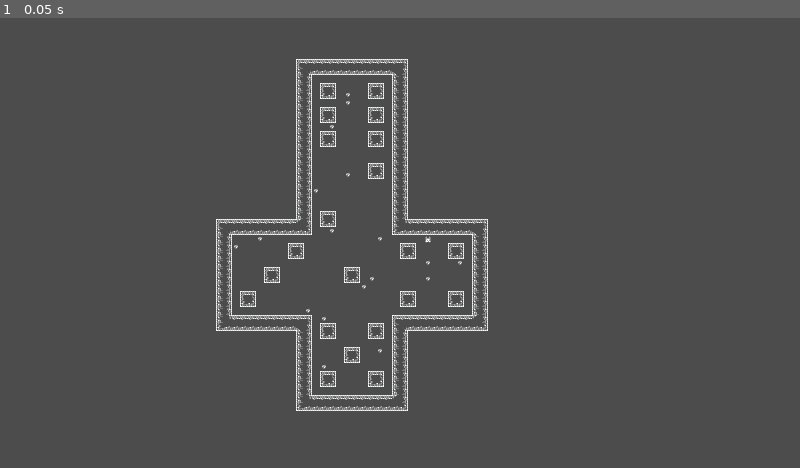
Above: before the commit, frame 1.
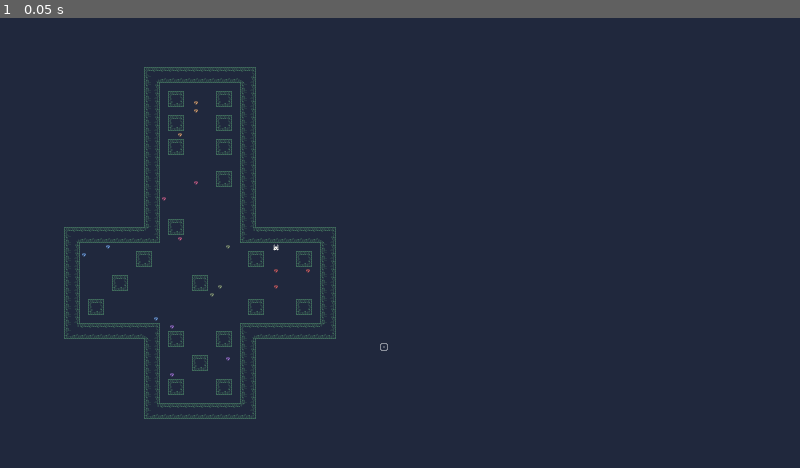
Above: after the commit, the same moment.

Repository: SLiV9/Die-Fiend
Game: Godot game, scene res://assets/level.tscn
The game is run twice, just before and just after one commit, with the same random seed, the same clock (stepped at 60 frames per second) and the same inputs.
Inputs:
- Up to frame 1 (0.05 s): no input

The runs differ from the first frame. In frame 1, 99% of the frame differs, in the area x 0-100%, y 0-100%.

Commit message:
Toying with color palette.

Diff:
--- a/Gem.tscn
+++ b/Gem.tscn
@@ -26,4 +26,5 @@
 shape = SubResource( 28 )
 
 [node name="AnimatedSprite" type="AnimatedSprite" parent="."]
+modulate = Color( 0.984314, 0.968627, 0.952941, 1 )
 frames = SubResource( 21 )
--- a/Shard.tscn
+++ b/Shard.tscn
@@ -26,4 +26,5 @@
 shape = SubResource( 27 )
 
 [node name="AnimatedSprite" type="AnimatedSprite" parent="."]
+modulate = Color( 0.898039, 0.690196, 0.513726, 1 )
 frames = SubResource( 26 )
--- a/assets/level.gd
+++ b/assets/level.gd
@@ -2,15 +2,19 @@
 
 const ROOM_SIZE = 10
 
+export(Array, Color) var room_colors = []
 
 func _ready():
-	#randomize()
-	for room in [$Room1, $Room2, $Room3, $Room4, $Room5, $Room6]:
-		spawn_shard_in_room(room)
-		spawn_shard_in_room(room)
-		spawn_shard_in_room(room)
+	randomize()
+	$Gremlin.room_colors = room_colors
+	for i in range(0, 6):
+		spawn_shard_in_room(i)
+		spawn_shard_in_room(i)
+		spawn_shard_in_room(i)
 
-func spawn_shard_in_room(room):
+func spawn_shard_in_room(i):
+	var rooms = [$Room1, $Room2, $Room3, $Room4, $Room5, $Room6]
+	var room = rooms[i]
 	var space = get_world_2d().get_direct_space_state()
 	var mask = 1 | 2
 	for _attempt in range(0, 100):
@@ -20,6 +24,7 @@
 		if not space.intersect_point(target, 1, [], mask):
 			var shard = $ResourcePreloader.get_resource("Shard").instance()
 			shard.position = target
+			shard.get_node("AnimatedSprite").modulate = room_colors[i]
 			add_child(shard)
 			return
 
@@ -30,10 +35,14 @@
 	for i in range(0, 6):
 		if rooms[i].overlaps_body($Gremlin):
 			best_i = 5 - i
-	self.call_deferred("spawn_shard_in_room", rooms[best_i])
+	self.call_deferred("spawn_shard_in_room", best_i)
 
 
 func _on_Gremlin_gem_deposited():
 	var gem = $ResourcePreloader.get_resource("Gem").instance()
 	gem.position = $Gremlin.position
+	var rooms = [$Room1, $Room2, $Room3, $Room4, $Room5, $Room6]
+	for i in range(0, 6):
+		if rooms[i].overlaps_body($Gremlin):
+			gem.get_node("AnimatedSprite").modulate = room_colors[i]
 	add_child(gem)
--- a/assets/level.tscn
+++ b/assets/level.tscn
@@ -243,14 +243,77 @@
 [sub_resource type="RectangleShape2D" id=31]
 extents = Vector2( 78, 78 )
 
+[sub_resource type="AtlasTexture" id=35]
+atlas = ExtResource( 1 )
+region = Rect2( 672, 240, 16, 16 )
+
+[sub_resource type="AtlasTexture" id=36]
+atlas = ExtResource( 1 )
+region = Rect2( 688, 240, 16, 16 )
+
+[sub_resource type="AtlasTexture" id=37]
+atlas = ExtResource( 1 )
+region = Rect2( 704, 240, 16, 16 )
+
+[sub_resource type="AtlasTexture" id=38]
+atlas = ExtResource( 1 )
+region = Rect2( 720, 240, 16, 16 )
+
+[sub_resource type="AtlasTexture" id=39]
+atlas = ExtResource( 1 )
+region = Rect2( 736, 240, 16, 16 )
+
+[sub_resource type="AtlasTexture" id=40]
+atlas = ExtResource( 1 )
+region = Rect2( 752, 240, 16, 16 )
+
+[sub_resource type="AtlasTexture" id=42]
+atlas = ExtResource( 1 )
+region = Rect2( 672, 224, 16, 16 )
+
+[sub_resource type="AtlasTexture" id=43]
+atlas = ExtResource( 1 )
+region = Rect2( 752, 224, 16, 16 )
+
+[sub_resource type="AtlasTexture" id=44]
+atlas = ExtResource( 1 )
+region = Rect2( 704, 224, 16, 16 )
+
+[sub_resource type="AtlasTexture" id=46]
+atlas = ExtResource( 1 )
+region = Rect2( 736, 224, 16, 16 )
+
+[sub_resource type="AtlasTexture" id=45]
+atlas = ExtResource( 1 )
+region = Rect2( 688, 224, 16, 16 )
+
+[sub_resource type="AtlasTexture" id=47]
+atlas = ExtResource( 1 )
+region = Rect2( 720, 224, 16, 16 )
+
+[sub_resource type="SpriteFrames" id=41]
+animations = [ {
+"frames": [ SubResource( 35 ), SubResource( 36 ), SubResource( 37 ), SubResource( 38 ), SubResource( 39 ), SubResource( 40 ) ],
+"loop": true,
+"name": "default",
+"speed": 10.0
+}, {
+"frames": [ SubResource( 42 ), SubResource( 43 ), SubResource( 44 ), SubResource( 46 ), SubResource( 45 ), SubResource( 47 ), SubResource( 45 ), SubResource( 43 ), SubResource( 42 ), SubResource( 47 ), SubResource( 42 ), SubResource( 44 ), SubResource( 46 ), SubResource( 43 ), SubResource( 46 ), SubResource( 44 ), SubResource( 47 ), SubResource( 45 ) ],
+"loop": true,
+"name": "rolling",
+"speed": 10.0
+} ]
+
 [node name="Level" type="Node2D"]
 script = ExtResource( 4 )
+room_colors = [ Color( 0.568627, 0.643137, 0.478431, 1 ), Color( 0.831373, 0.372549, 0.541176, 1 ), Color( 0.4459, 0.639275, 0.91, 1 ), Color( 0.86, 0.3698, 0.3698, 1 ), Color( 0.643592, 0.4505, 0.85, 1 ), Color( 0.878431, 0.643137, 0.431373, 1 ) ]
 
 [node name="Camera2D" type="Camera2D" parent="."]
-position = Vector2( 336, 336 )
+position = Vector2( 640, 320 )
 current = true
 
 [node name="Walls" type="TileMap" parent="."]
+modulate = Color( 0.258824, 0.431373, 0.364706, 1 )
 tile_set = SubResource( 6 )
 cell_size = Vector2( 16, 16 )
 show_collision = true
@@ -334,6 +397,12 @@
 [node name="ResourcePreloader" type="ResourcePreloader" parent="."]
 resources = [ PoolStringArray( "Gem", "Shard" ), [ ExtResource( 6 ), ExtResource( 5 ) ] ]
 
+[node name="Die" type="AnimatedSprite" parent="."]
+position = Vector2( 608, 528 )
+frames = SubResource( 41 )
+animation = "rolling"
+playing = true
+
 [connection signal="gem_deposited" from="Gremlin" to="." method="_on_Gremlin_gem_deposited"]
 [connection signal="shard_consumed" from="Gremlin" to="." method="_on_Gremlin_shard_consumed"]
 [connection signal="body_entered" from="Gremlin/Area2D" to="Gremlin" method="_on_Area2D_body_entered"]
--- a/assets/player.gd
+++ b/assets/player.gd
@@ -1,25 +1,41 @@
 extends KinematicBody2D
 
+const IDLE_COLOR = Color('fbf7f3')
+const FULL_COLOR = Color('fbf7f3')
 const NUM_SHARDS_NEEDED = 5
+
+var room_colors
 
 var num_shards_consumed = 0
 var is_depositing = false
 
 var movement_delay = 0
 var momentum = 0
+var blink_delay = 0
+var blink_speed = 0
 
 signal shard_consumed()
 signal gem_deposited()
 
 
 func _ready():
-	pass
+	$AnimatedSprite.modulate = IDLE_COLOR
 
 
 func _process(delta):
 	if num_shards_consumed >= NUM_SHARDS_NEEDED and not is_depositing:
 		if Input.is_action_pressed("drop_item"):
 			is_depositing = true
+			$AnimatedSprite.modulate = FULL_COLOR
+		elif blink_delay > 0:
+			blink_delay -= delta
+		else:
+			var color_offset = randi() % 6
+			if $AnimatedSprite.modulate == FULL_COLOR:
+				$AnimatedSprite.modulate = room_colors[color_offset]
+			else:
+				$AnimatedSprite.modulate = FULL_COLOR
+			blink_delay = blink_speed
 	if movement_delay > 0:
 		movement_delay -= delta
 	if momentum > 0:
@@ -54,16 +70,21 @@
 				is_depositing = false
 				num_shards_consumed = 0
 				$AnimatedSprite.animation = "idle"
+				$AnimatedSprite.modulate = IDLE_COLOR
 			self.position = at
 			if momentum > 0.100:
 				movement_delay = 0.080
+				blink_speed = 0.060
 			elif momentum > 0:
 				movement_delay = 0.100
+				blink_speed = 0.090
 			else:
 				movement_delay = 0.250
+				blink_speed = 0.120
 			momentum = 0.300
 		else:
 			movement_delay = 0.050
+			blink_speed = 0.120
 
 
 func _on_Area2D_body_entered(body):
--- a/project.godot
+++ b/project.godot
@@ -68,4 +68,5 @@
 quality/driver/driver_name="GLES2"
 vram_compression/import_etc=true
 vram_compression/import_etc2=false
+environment/default_clear_color=Color( 0.12549, 0.156863, 0.239216, 1 )
 environment/default_environment="res://default_env.tres"
Not shown: 1 places in assets/level.tscn that only renumber resources
